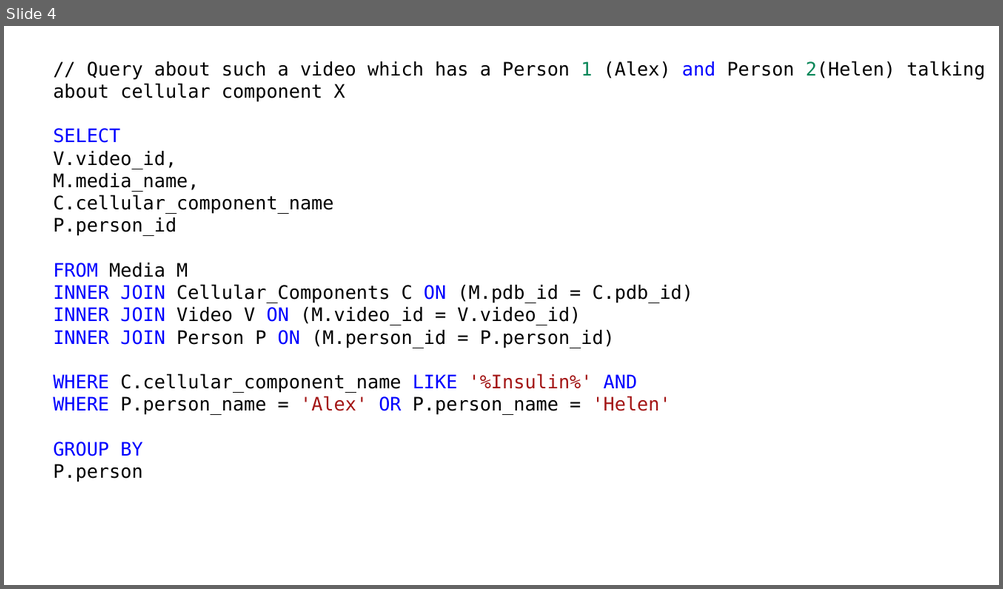
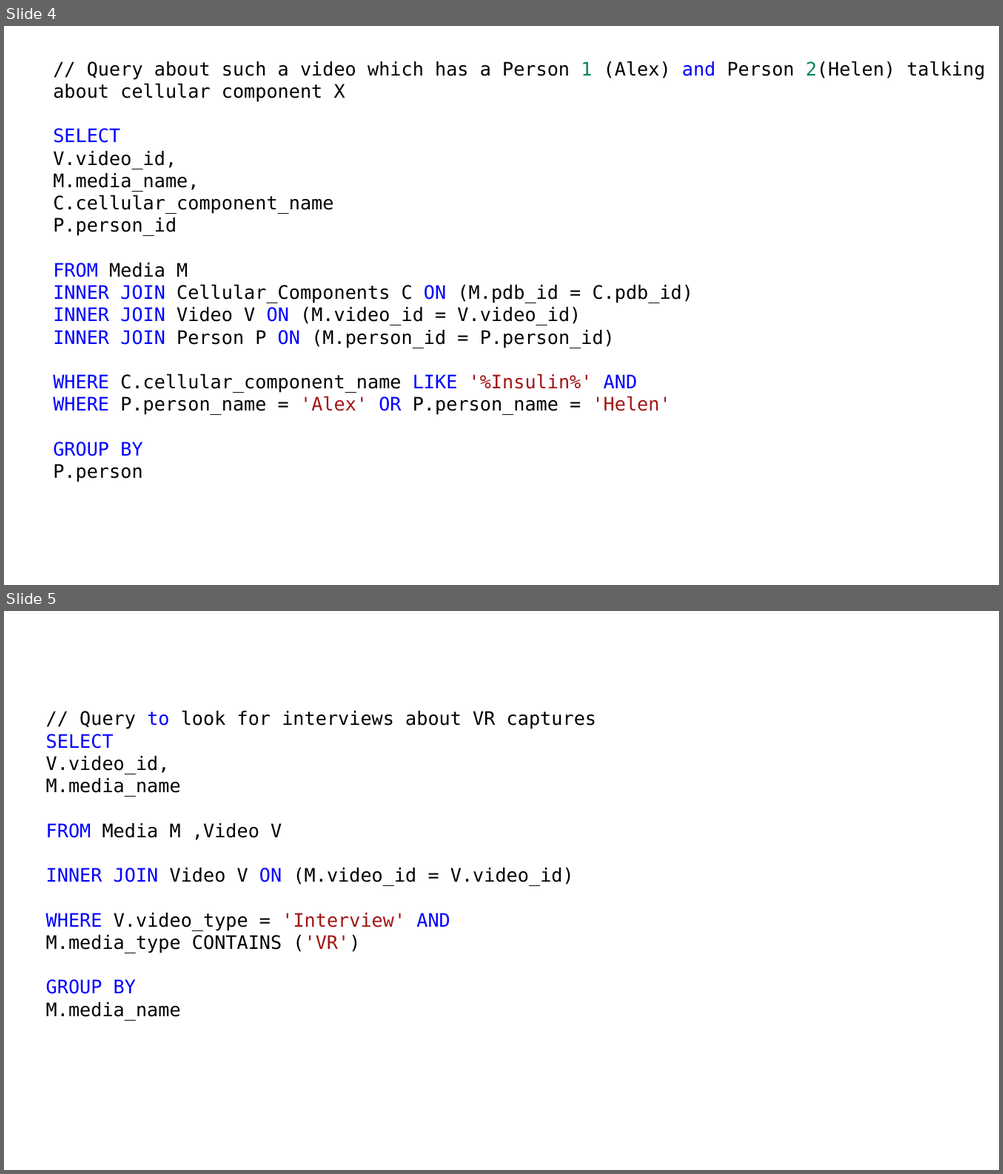
Before and after one commit to aniketkr97/ISI, a slide deck: Modelling/Presentation.pptx. Shown one above the other, each under a label of ours: slide 4 before the commit, slides 4 and 5 after it. The pictures are 1003x589 and 1003x1174 pixels, drawn with LibreOffice and Linux fonts; fonts in the diff are those of the drawing. Boxes give left, top, right and bottom in pixels: in the first picture for what was removed or moved away, otherwise in the second. Text is boxed around its words. In the diff, an @@ line names an element or a change of style, - is before the commit and + after.

Commit message:
Query 3 Optimization

```diff
--- a/Modelling/Presentation.pptx
+++ b/Modelling/Presentation.pptx
@@ slide 5 added at [4,611,999,1170], background #FFFFFF @@
@@ text added at [46,710,596,1021], 18 pt, text #000000 @@
+// Query to look for interviews about VR captures
+SELECT
+V.video_id,
+M.media_name
+FROM Media M ,Video V
+INNER JOIN Video V ON (M.video_id = V.video_id)
+WHERE V.video_type = 'Interview' AND
+M.media_type CONTAINS ('VR')
+GROUP BY
+M.media_name
```
Also in this commit, not shown: 3 other files.
